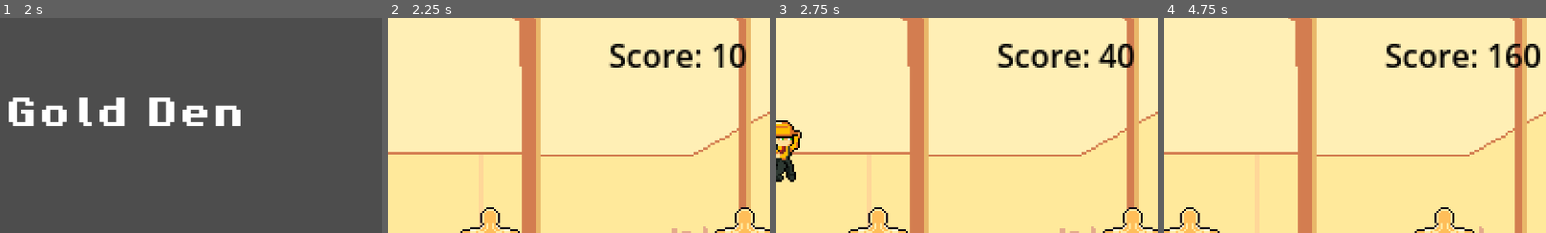
Above: before the commit, frames 1-4 (left to right).
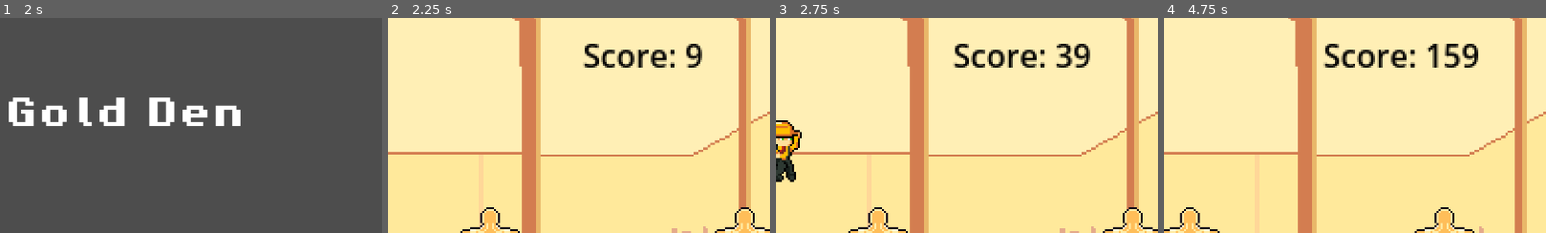
Above: after the commit, the same moments.

Repository: Ruilesser/GamePop
Game: Godot game, scene res://scenes/game/Start_Menu.tscn
The game is run twice, just before and just after one commit, with the same random seed, the same clock (stepped at 60 frames per second) and the same inputs.
Inputs:
- Up to frame 1 (2 s): click "Rules" at 0.5 s; click "Go Back" at 1.25 s
- Up to frame 2 (2.25 s): click "Play Game!" at 2 s
- Up to frame 3 (2.75 s): no input
- Up to frame 4 (4.75 s): tap Enter (ui_accept) at 2.75, 3.02, 3.77 s; hold Right (ui_right) 2.78-4.28 s; hold Left (ui_left) from 4.28 s (still down)
The pictures show only the part of the screen within x 50-100%, y 0-50%; the shares and areas given below are measured in that part.

Frame 1 is identical in both runs. In frame 2, 2.7% of the frame differs, in the area x 51-94%, y 12-24%; in frame 3, 3.1%; in frame 4, 3.6%, in the area x 41-99%, y 12-24%.

Commit message:
Score is tied to player node. Fixed score text "going out"

Diff:
--- a/scenes/game/Game.tscn
+++ b/scenes/game/Game.tscn
@@ -368,11 +368,12 @@
 tile_set = SubResource("TileSet_7ve3i")
 
 [node name="Score" type="Label" parent="Camera2D"]
-offset_left = 111.0
+offset_left = -18.0
 offset_top = -101.0
 offset_right = 159.0
 offset_bottom = -78.0
 text = "Score:"
+horizontal_alignment = 2
 script = ExtResource("8_m2yxu")
 
 [node name="Player" parent="." instance=ExtResource("3_c4gvi")]
--- a/scenes/game/score.gd
+++ b/scenes/game/score.gd
@@ -1,6 +1,6 @@
 extends Label
 
-var current_score = 0
+@onready var player: CharacterBody2D = $"../../Player"
 
 # Called when the node eznters the scene tree for the first time.
 func _ready() -> void:
@@ -11,5 +11,5 @@
 
 # Called every frame. 'delta' is the elapsed time since the previous frame.
 func _process(delta: float) -> void:
-	current_score += 1
-	set_text(("Score: %d" % current_score ))
+	if(player):
+		set_text(("Score: %d" % player.get_score() ))
--- a/scenes/player/Player.gd
+++ b/scenes/player/Player.gd
@@ -85,7 +85,7 @@
 		velocity += get_gravity() * delta
 
 	move_and_slide()
-	for i in get_slide_collision_count():
+	for i in get_slide_collision_count(): #check if player was hit by enemy
 		var collision = get_slide_collision(i)
 		if( collision.get_collider().name == "enemynamegoeshere"):
 			#todo: deal damage
